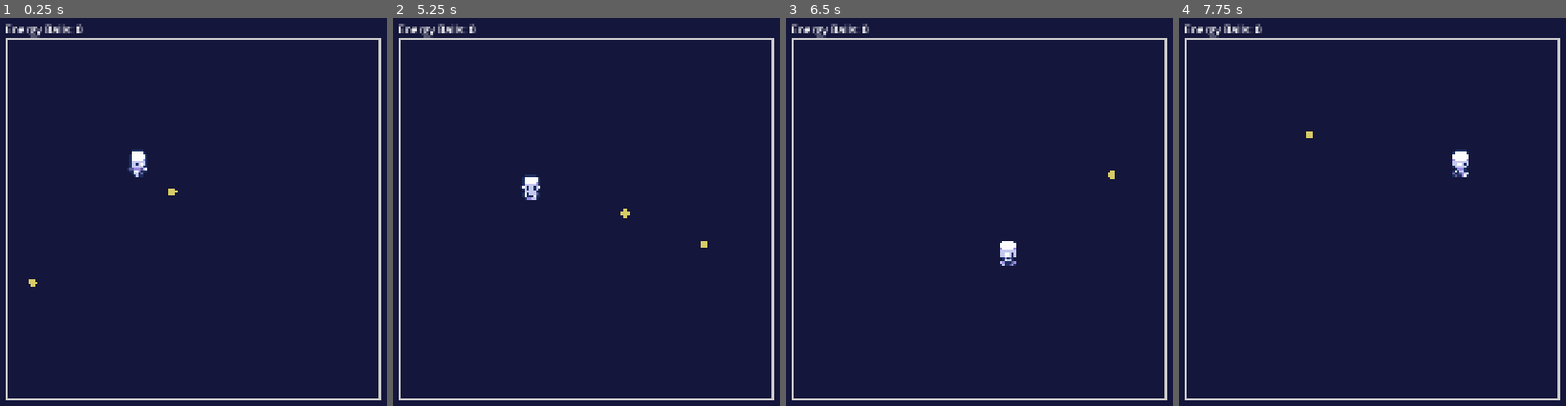
Above: before the commit, frames 1-4 (left to right).
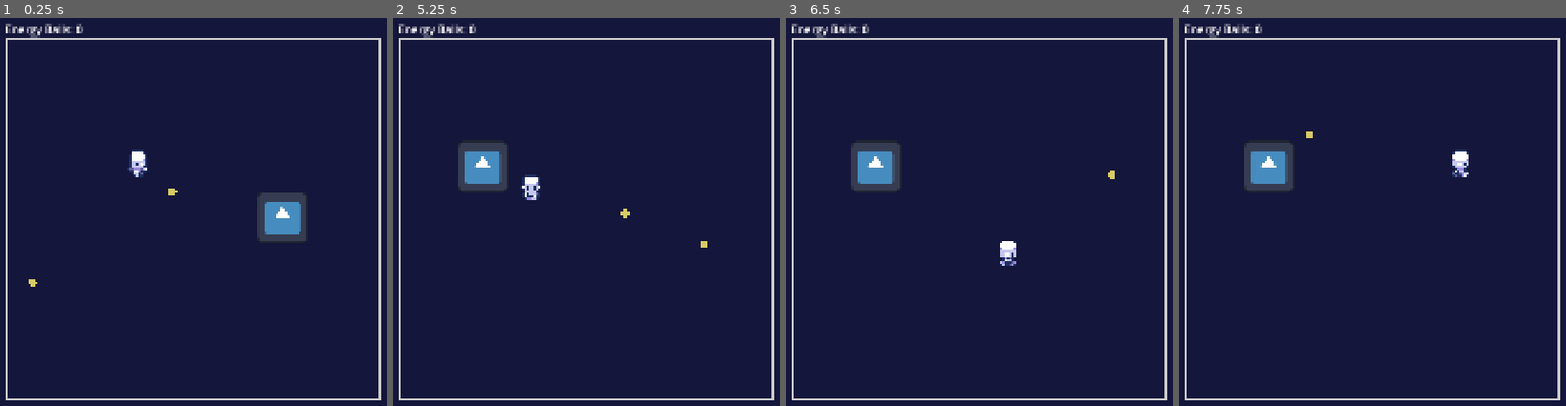
Above: after the commit, the same moments.

Repository: CSIE-Challenge/Challenge2026-godot
Game: Godot game, scene res://scenes/game.tscn
Two runs of this game, one before a commit and one after it. Both use one fixed random seed, a clock stepped at 60 frames per second and the inputs below. The engine's default icon, where the game draws it, is replaced by a stand-in: a white triangle on a blue panel in a dark square.
Inputs:
- Up to frame 1 (0.25 s): no input
- Up to frame 2 (5.25 s): hold Right (ui_right) 0.53-1.28 s; hold Down (ui_down) 1.28-2.03 s; hold Right (ui_right) 2.03-2.78 s; hold Up (ui_up) 2.78-3.53 s; hold Left (ui_left) 3.53-5.03 s; hold Down (ui_down) from 5.03 s (still down)
- Up to frame 3 (6.5 s): release Down (ui_down) at 5.78 s; hold Right (ui_right) from 5.78 s (still down)
- Up to frame 4 (7.75 s): release Right (ui_right) at 6.53 s; hold Up (ui_up) 6.53-7.28 s; hold Right (ui_right) from 7.28 s (still down)

The runs differ from the first frame. In frame 1, 1.6% of the frame differs, in the area x 66-80%, y 44-58%; in frame 2, 1.5%; in frame 3, 1.5%; in frame 4, 1.5%.

Commit message:
chore: new game.tscn

Diff:
--- a/scenes/game.tscn
+++ b/scenes/game.tscn
@@ -1,9 +1,9 @@
 [gd_scene load_steps=8 format=3 uid="uid://n0xoexwsohn5"]
 
-[ext_resource type="Script" path="res://scenes/game.gd" id="1_lnu2h"]
+[ext_resource type="Script" uid="uid://dwts357eee5ev" path="res://scripts/game.gd" id="1_lnu2h"]
 [ext_resource type="PackedScene" uid="uid://bo8c04xo40bla" path="res://scenes/player.tscn" id="1_uwrxv"]
 [ext_resource type="PackedScene" path="res://scenes/trap.tscn" id="2_yqjtg"]
-[ext_resource type="PackedScene" uid="uid://dv3wbu2kgn81u" path="res://scenes/trap.tscn" id="2_yqjtg"]
+[ext_resource type="PackedScene" path="res://scenes/trap.tscn" id="2_yqjtg"]
 [ext_resource type="Script" uid="uid://dmq0pbww27rb2" path="res://scenes/trap_spawner.gd" id="4_lbhrr"]
 
 [sub_resource type="StyleBoxFlat" id="StyleBoxFlat_8cj0n"]
Not shown, removed: scenes/game.gd.uid
